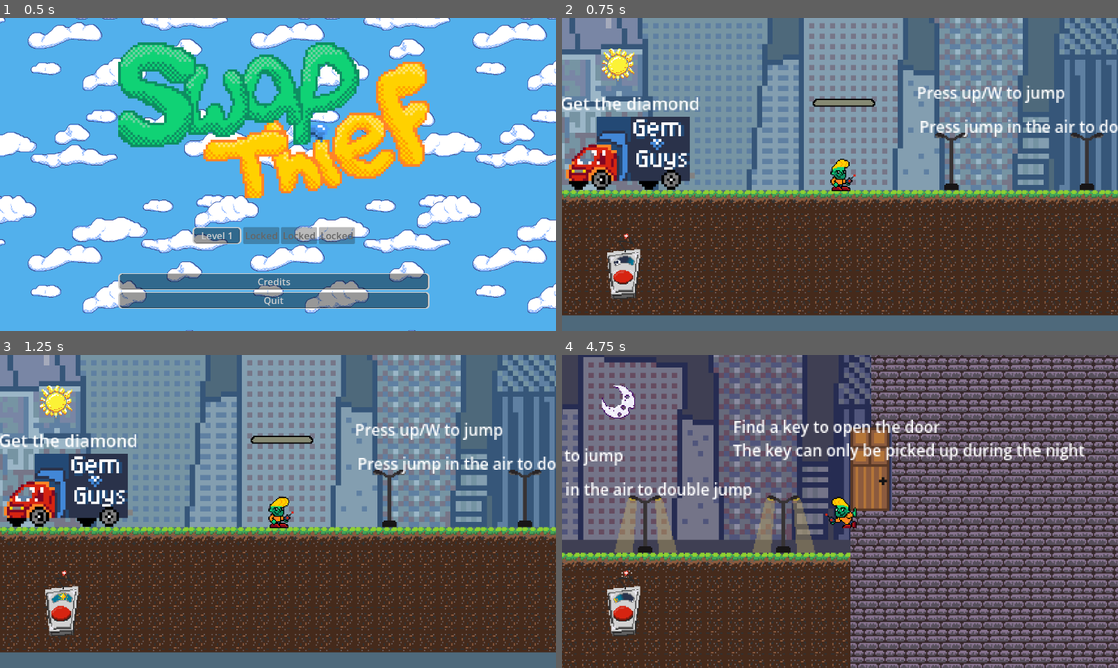
Above: before the commit, frames 1-4 (two rows, left to right).
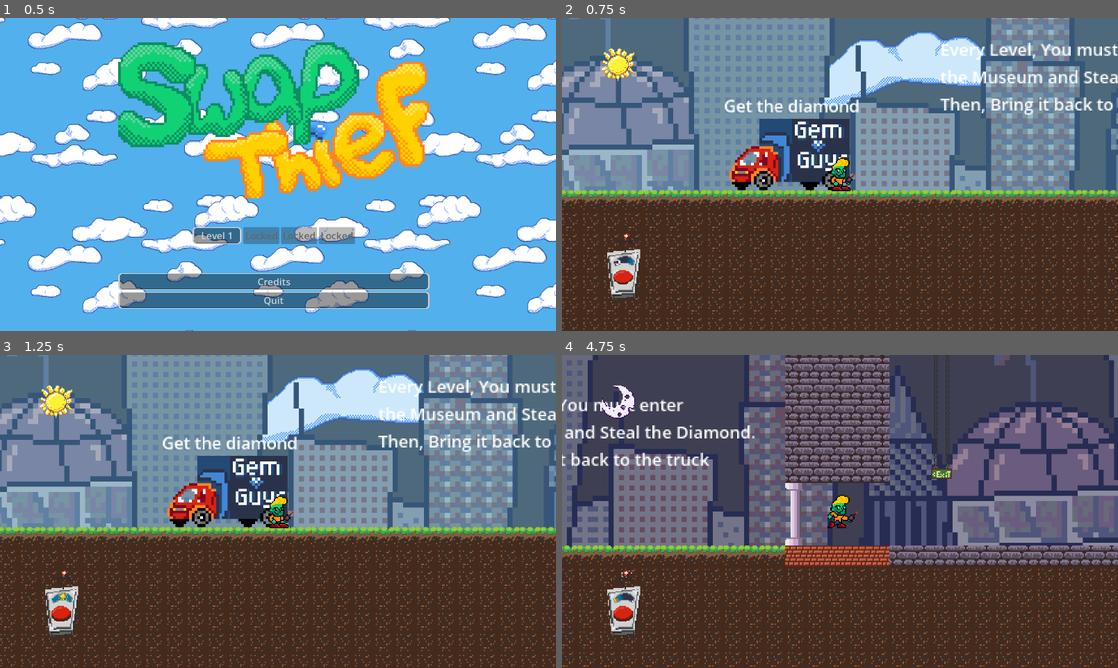
Above: after the commit, the same moments.

Repository: noble-squared/Colorado-Game-Jam
Game: Godot game, scene res://Scenes/main_menu.tscn
Two runs of this game, one before a commit and one after it. Both use one fixed random seed, a clock stepped at 60 frames per second and the inputs below.
Inputs:
- Up to frame 1 (0.5 s): no input
- Up to frame 2 (0.75 s): click "Level 1" at 0.5 s
- Up to frame 3 (1.25 s): no input
- Up to frame 4 (4.75 s): hold D (Right) 1.28-2.78 s; tap Space (SwapTime) every 0.75 s from 1.35 to 4.35 s; tap W (Jump) at 1.52, 2.27, 3.77, 4.52 s; hold A (Left) 2.78-3.53 s; hold D (Right) from 3.53 s (still down)

Frame 1 is identical in both runs. In frame 2, 49% of the frame differs, in the area x 0-100%, y 0-100%; in frame 3, 49%; in frame 4, 67%.

Commit message:
Final Build

Diff:
--- a/Scenes/main_menu.tscn
+++ b/Scenes/main_menu.tscn
@@ -65,7 +65,7 @@
 size_flags_horizontal = 3
 size_flags_vertical = 3
 text = "Level 1"
-level = "tutorial2"
+level = "level_1"
 
 [node name="Level2SelectButton" parent="VBoxContainer/CenterContainer/GridContainer" unique_id=714221603 instance=ExtResource("2_1ehe0")]
 layout_mode = 2
--- a/Scripts/Globals.gd
+++ b/Scripts/Globals.gd
@@ -1,8 +1,8 @@
 extends Node
 
 var levels = [
+	"res://Scenes/levels/level_1.tscn",
 	"res://Scenes/levels/tutorial2.tscn",
-	#"res://Scenes/levels/level_1.tscn",
 	"res://Scenes/levels/JackM_level_1.tscn",
 	"res://Scenes/levels/level_hayden_1.tscn",
 ]
@@ -52,7 +52,7 @@
 	for sound in sounds.keys():
 		var player = AudioStreamPlayer.new()
 		print("Loading sound: " + sound)
-		player.stream = AudioStreamMP3.load_from_file(sounds[sound][0])
+		player.stream = load(sounds[sound][0])
 		player.volume_db = sounds[sound][1]
 		add_child(player)
 		player.max_polyphony = 5
@@ -62,7 +62,7 @@
 	for song in music.keys():
 		var player = AudioStreamPlayer.new()
 		print("Loading sound: " + song)
-		player.stream = AudioStreamMP3.load_from_file(music[song][0])
+		player.stream = load(music[song][0])
 		player.volume_db = music[song][1]
 		add_child(player)
 		loadedMusic[song] = player
Renamed: Scripts/cloud_backdrop.gd -> Scenes/cloud_backdrop.gd
Renamed: Scripts/cloud_backdrop.gd.uid -> Scenes/cloud_backdrop.gd.uid
Not shown: 1 places in Scenes/levels/JackM_level_1.tscn that only renumber resources
Not shown: 1 places in Scenes/main_menu.tscn that only renumber resources
Not shown, added: export_presets.cfg
